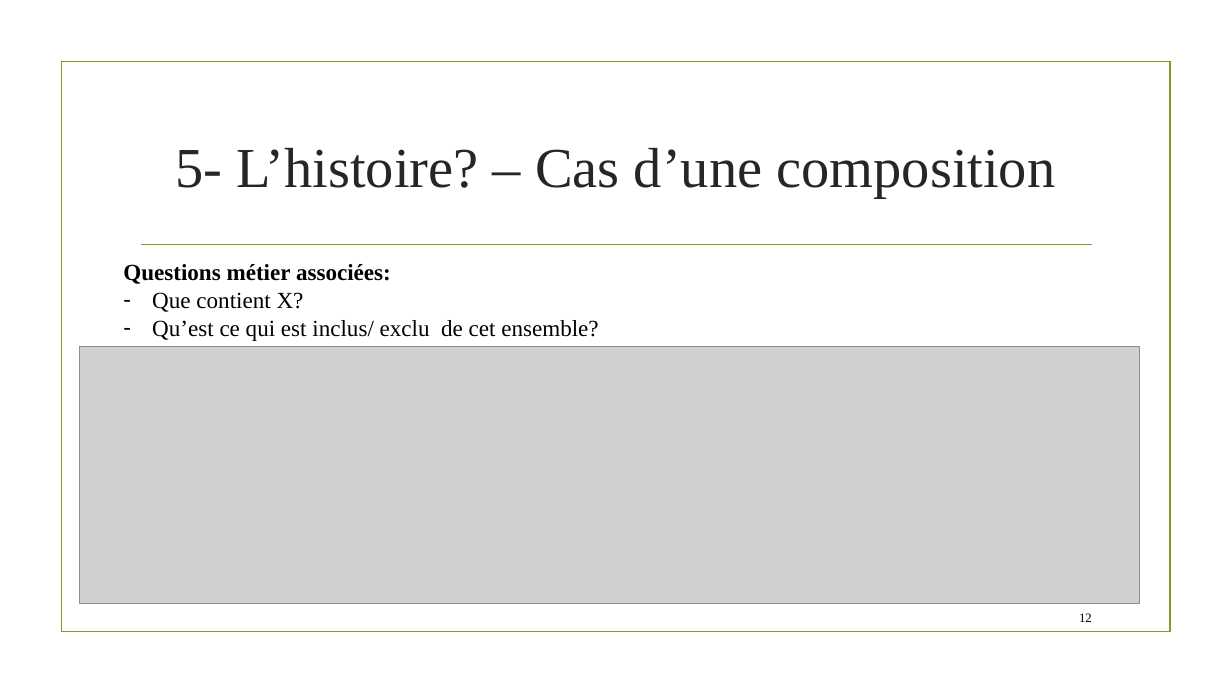
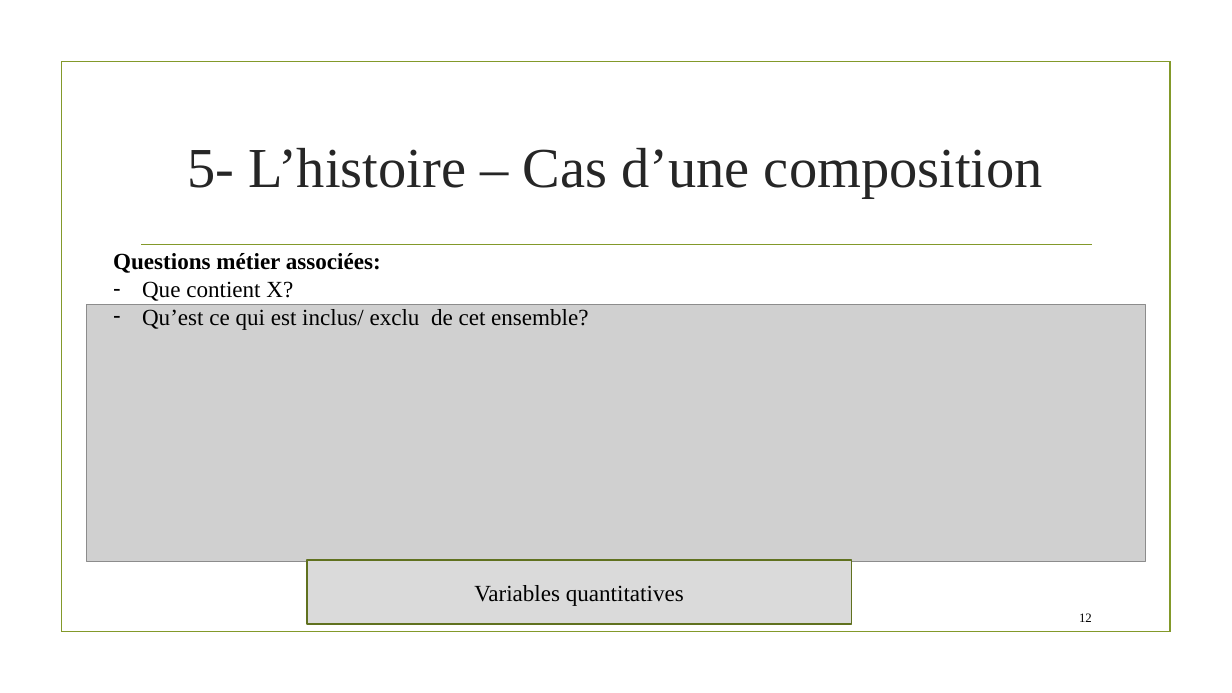
Before and after one commit to ML-for-B-E/Statistique-graphique, a slide deck: slide 12 of Statistique graphique.pptx. Drawn at 1232x693 pixels with LibreOffice and Linux fonts; fonts in the diff are those of the drawing; grey boxes stand for pictures; background and template pictures are left out. Boxes give left, top, right and bottom in pixels: in the first picture for what was removed or moved away, otherwise in the second. Text is boxed around its words. In the diff, an @@ line names an element or a change of style, - is before the commit and + after.

```diff
--- a/Statistique graphique.pptx
+++ b/Statistique graphique.pptx
@@ title at <box>188,148,1043,198</box>: text changed @@
-5- L’histoire? – Cas d’une composition
+5- L’histoire – Cas d’une composition
@@ text "Questions métier associées:": place and size @@
-text "Questions métier associées:" at <box>123,264,598,341</box>
+text "Questions métier associées:" at <box>113,253,588,330</box>
@@ picture: place and size @@
-picture at <box>79,347,1140,604</box>
+picture at <box>86,305,1146,562</box>
@@ rectangle added at <box>307,560,851,624</box>, fill #DADADA, outline #61711F 1.25 pt, 18 pt, text #000000 @@
+Variables quantitatives
```
Also in this commit, not shown: 14 other slides changed, 6 slides added.
